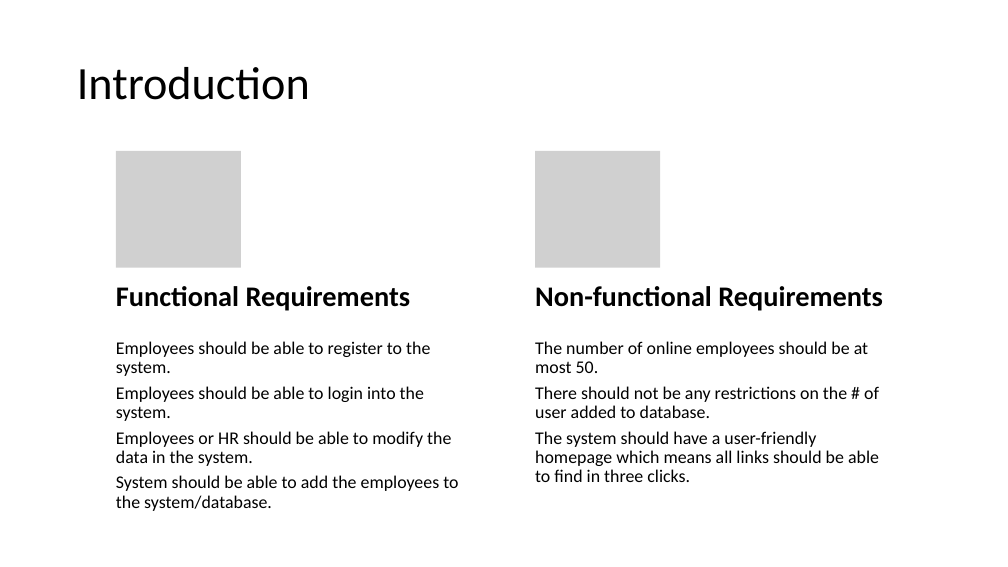
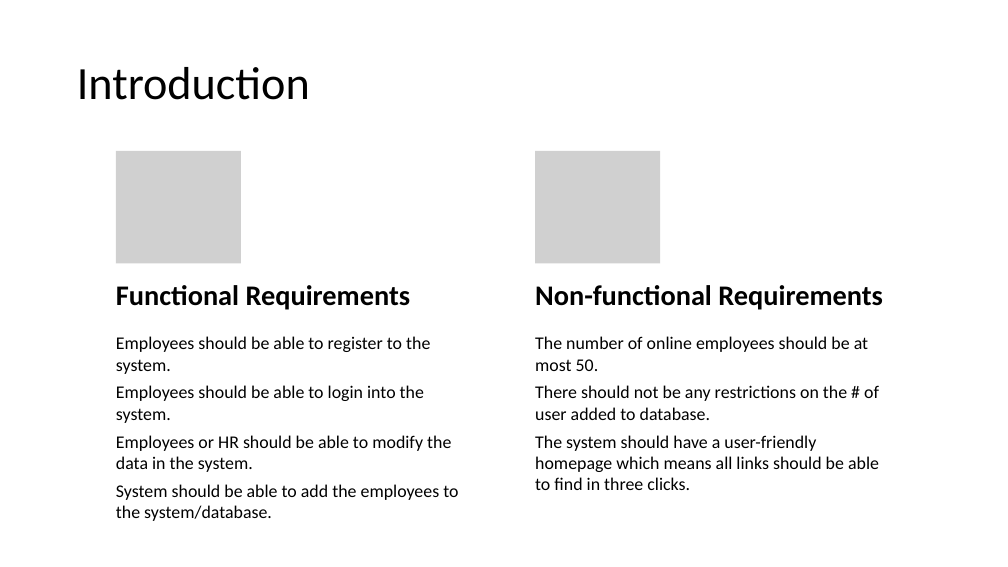
Before and after one commit to nijatmursali/ObjectOriented, a slide deck: slide 3 of Presentation.pptx (slide 2 before the commit). Drawn at 1008x567 pixels with LibreOffice and Linux fonts; fonts in the diff are those of the drawing; grey boxes stand for pictures. Boxes give left, top, right and bottom in pixels: in the first picture for what was removed or moved away, otherwise in the second. Text is boxed around its words. In the diff, an @@ line names an element or a change of style, - is before the commit and + after.

```diff
--- a/Presentation.pptx
+++ b/Presentation.pptx
@@ picture: place and size @@
-picture at [116, 151, 240, 268]
+picture at [116, 151, 240, 264]
@@ picture: place and size @@
-picture at [535, 151, 660, 268]
+picture at [535, 151, 660, 264]
@@ text "Employees should be able to ..." at [116, 336, 458, 521]: line spacing 0.9 to 1 @@
@@ text "The number of online employees ..." at [535, 336, 879, 490]: line spacing 0.9 to 1 @@
```
Also in this commit, not shown: 1 other slide changed, 1 slide added.
